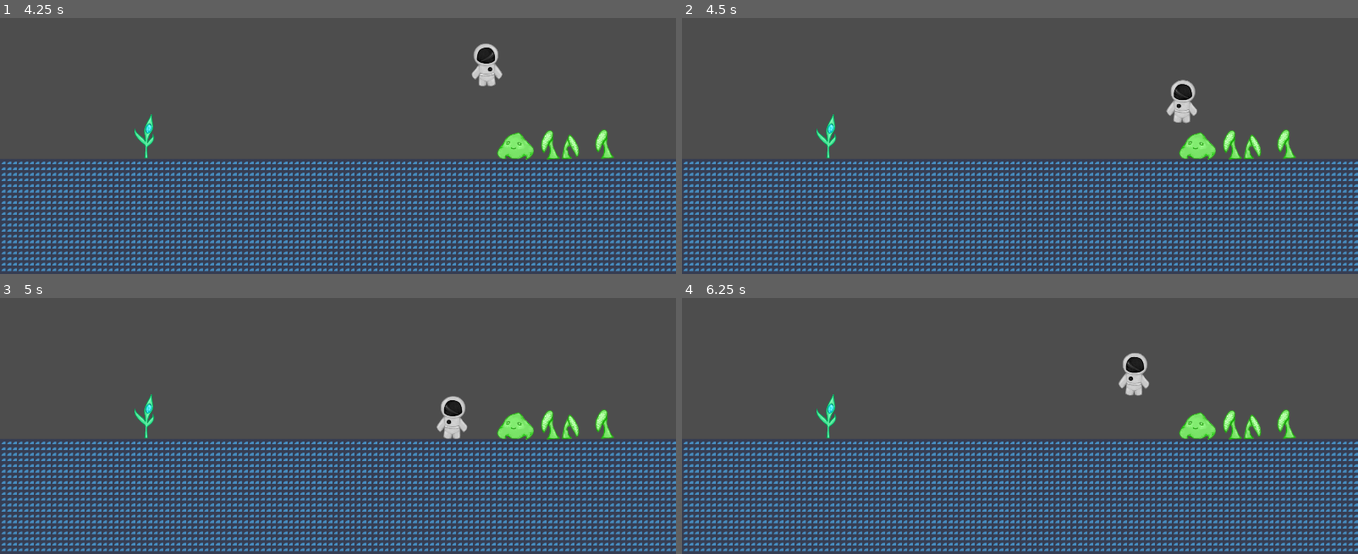
Above: before the commit, frames 1-4 (two rows, left to right).
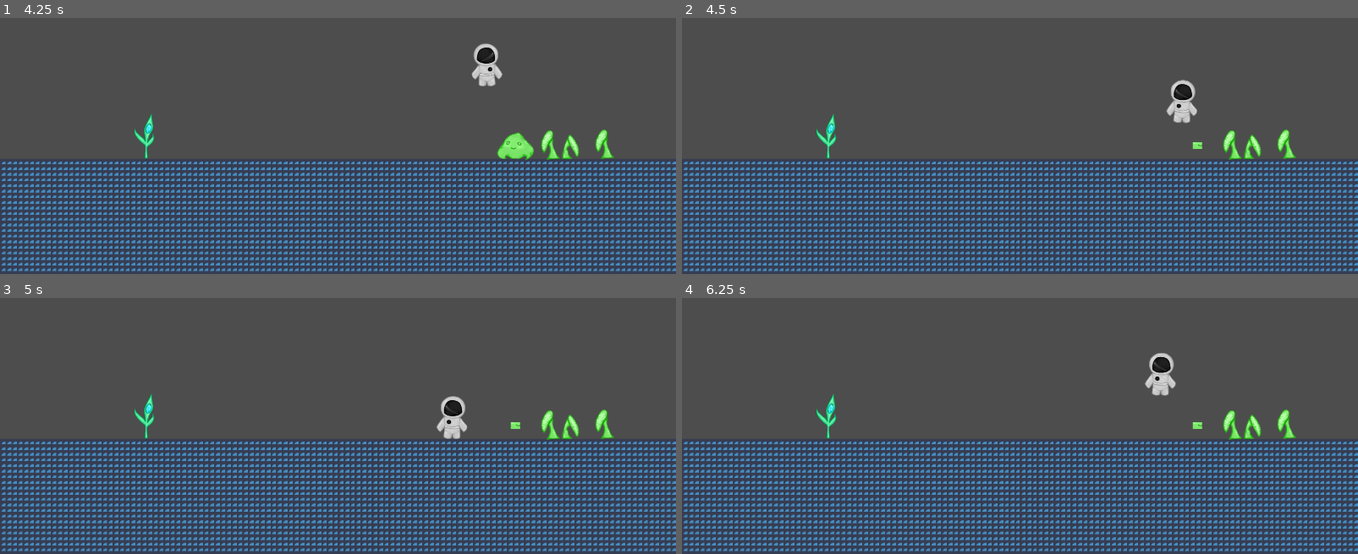
Above: after the commit, the same moments.

Repository: 7riciu/out-of-space
Game: Godot game, scene res://scenes/game.tscn
The game is run twice, just before and just after one commit, with the same random seed, the same clock (stepped at 60 frames per second) and the same inputs. The engine's default icon, where the game draws it, is replaced by a stand-in: a white triangle on a blue panel in a dark square.
Inputs:
- Up to frame 1 (4.25 s): tap Enter at 0.5 s; hold D (Right) 0.53-2.03 s; tap Alt at 0.6, 2.1, 3.6 s; tap Space (Jump) at 0.77, 1.52, 3.02, 3.77 s; tap Shift at 1.35, 2.85 s; hold A (Left) 2.03-2.78 s; hold D (Right) from 2.78 s (still down)
- Up to frame 2 (4.5 s): release D (Right) at 4.28 s; hold A (Left) from 4.28 s (still down); tap Shift at 4.35 s
- Up to frame 3 (5 s): keep holding A (Left); tap Space (Jump) at 4.52 s
- Up to frame 4 (6.25 s): release A (Left) at 5.03 s; hold D (Right) 5.03-5.78 s; tap Alt at 5.1 s; hold A (Left) from 5.78 s (still down); tap Shift at 5.85 s; tap Space (Jump) at 6.02 s

Frame 1 is identical in both runs. In frame 2, 0.4% of the frame differs, in the area x 73-79%, y 44-56%; in frame 3, 0.4%; in frame 4, 1.4%, in the area x 64-79%, y 21-56%.

Commit message:
Slime senses the plaey and changes animations

Diff:
--- a/scenes/player.tscn
+++ b/scenes/player.tscn
@@ -25,7 +25,7 @@
 [sub_resource type="CircleShape2D" id="CircleShape2D_g2els"]
 radius = 115.01739
 
-[node name="player" type="CharacterBody2D"]
+[node name="player" type="CharacterBody2D" groups=["player"]]
 script = ExtResource("1_g2els")
 
 [node name="AnimatedSprite2D" type="AnimatedSprite2D" parent="."]
--- a/scenes/slime.tscn
+++ b/scenes/slime.tscn
@@ -1,6 +1,16 @@
-[gd_scene load_steps=5 format=3 uid="uid://cu4qowh6yclp5"]
+[gd_scene load_steps=10 format=3 uid="uid://cu4qowh6yclp5"]
 
 [ext_resource type="Texture2D" uid="uid://dt7a8ab6k8cyx" path="res://assets/slime.png" id="1_371uh"]
+[ext_resource type="Script" uid="uid://coj1hpw0wa4fv" path="res://scripts/slime.gd" id="1_n6pvg"]
+[ext_resource type="Script" uid="uid://dlb5u1mxlg7lh" path="res://scripts/slime_area.gd" id="3_pjw23"]
+
+[sub_resource type="AtlasTexture" id="AtlasTexture_n6pvg"]
+atlas = ExtResource("1_371uh")
+region = Rect2(26, 38, 26, 19)
+
+[sub_resource type="AtlasTexture" id="AtlasTexture_pjw23"]
+atlas = ExtResource("1_371uh")
+region = Rect2(26, 19, 26, 19)
 
 [sub_resource type="AtlasTexture" id="AtlasTexture_p2gj0"]
 atlas = ExtResource("1_371uh")
@@ -10,21 +20,50 @@
 animations = [{
 "frames": [{
 "duration": 1.0,
+"texture": SubResource("AtlasTexture_n6pvg")
+}],
+"loop": true,
+"name": &"angry",
+"speed": 5.0
+}, {
+"frames": [{
+"duration": 1.0,
+"texture": SubResource("AtlasTexture_pjw23")
+}],
+"loop": true,
+"name": &"attack",
+"speed": 5.0
+}, {
+"frames": [{
+"duration": 1.0,
 "texture": SubResource("AtlasTexture_p2gj0")
 }],
 "loop": true,
-"name": &"default",
+"name": &"idle",
 "speed": 5.0
 }]
 
 [sub_resource type="CircleShape2D" id="CircleShape2D_fd6lc"]
 radius = 34.20526
 
+[sub_resource type="CircleShape2D" id="CircleShape2D_2npkn"]
+radius = 141.50972
+
 [node name="slime" type="CharacterBody2D"]
+script = ExtResource("1_n6pvg")
 
 [node name="AnimatedSprite2D" type="AnimatedSprite2D" parent="."]
 sprite_frames = SubResource("SpriteFrames_srws1")
+animation = &"angry"
+autoplay = "idle"
 
 [node name="CollisionShape2D" type="CollisionShape2D" parent="."]
 position = Vector2(0, 2)
 shape = SubResource("CircleShape2D_fd6lc")
+disabled = true
+
+[node name="Area2D" type="Area2D" parent="." groups=["slime_area"]]
+script = ExtResource("3_pjw23")
+
+[node name="CollisionShape2D" type="CollisionShape2D" parent="Area2D"]
+shape = SubResource("CircleShape2D_2npkn")
--- /dev/null
+++ b/scripts/slime.gd
@@ -0,0 +1,16 @@
+extends CharacterBody2D
+
+@onready var slime_area = get_tree().get_first_node_in_group("slime_area")
+@onready var player = get_tree().get_first_node_in_group("player")
+@onready var happy = false
+
+func _process(_delta: float) -> void:
+	if slime_area.can_interact:
+		if not happy:
+			$AnimatedSprite2D.play("angry")
+			await get_tree().create_timer(2.0).timeout
+			$AnimatedSprite2D.play("attack")
+		if happy:
+			$AnimatedSprite2D.play("idle")
+	else:
+		$AnimatedSprite2D.play("idle")
--- /dev/null
+++ b/scripts/slime_area.gd
@@ -0,0 +1,15 @@
+extends Area2D
+
+var can_interact = false
+
+func _ready() -> void:
+	self.body_entered.connect(on_body_entered)
+	self.body_exited.connect(on_body_exited)
+
+func on_body_entered(body):
+	if body.is_in_group("player"):
+		can_interact = true
+
+func on_body_exited(body):
+	if body.is_in_group("player"):
+		can_interact = false
Not shown, added: scripts/slime.gd.uid
Not shown, added: scripts/slime_area.gd.uid
